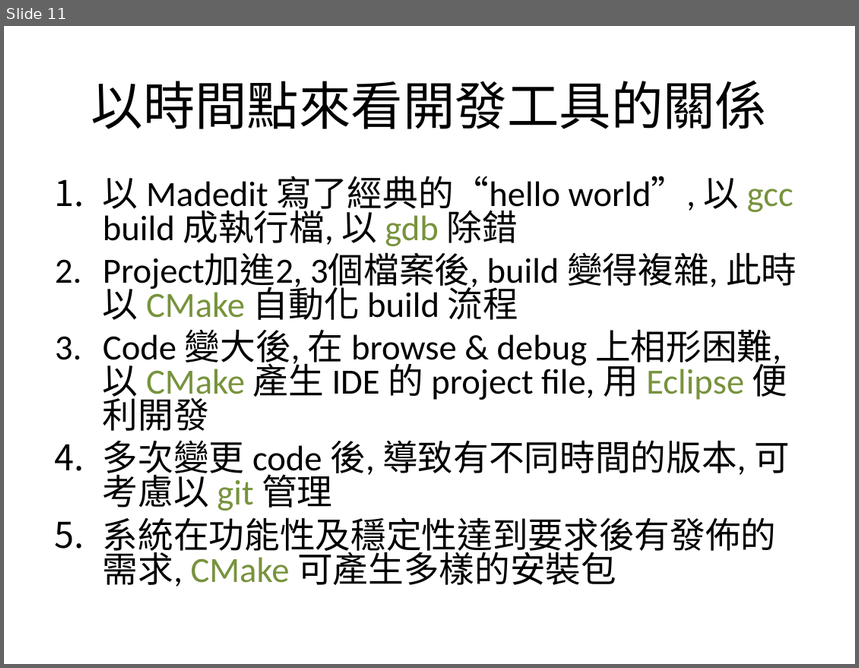
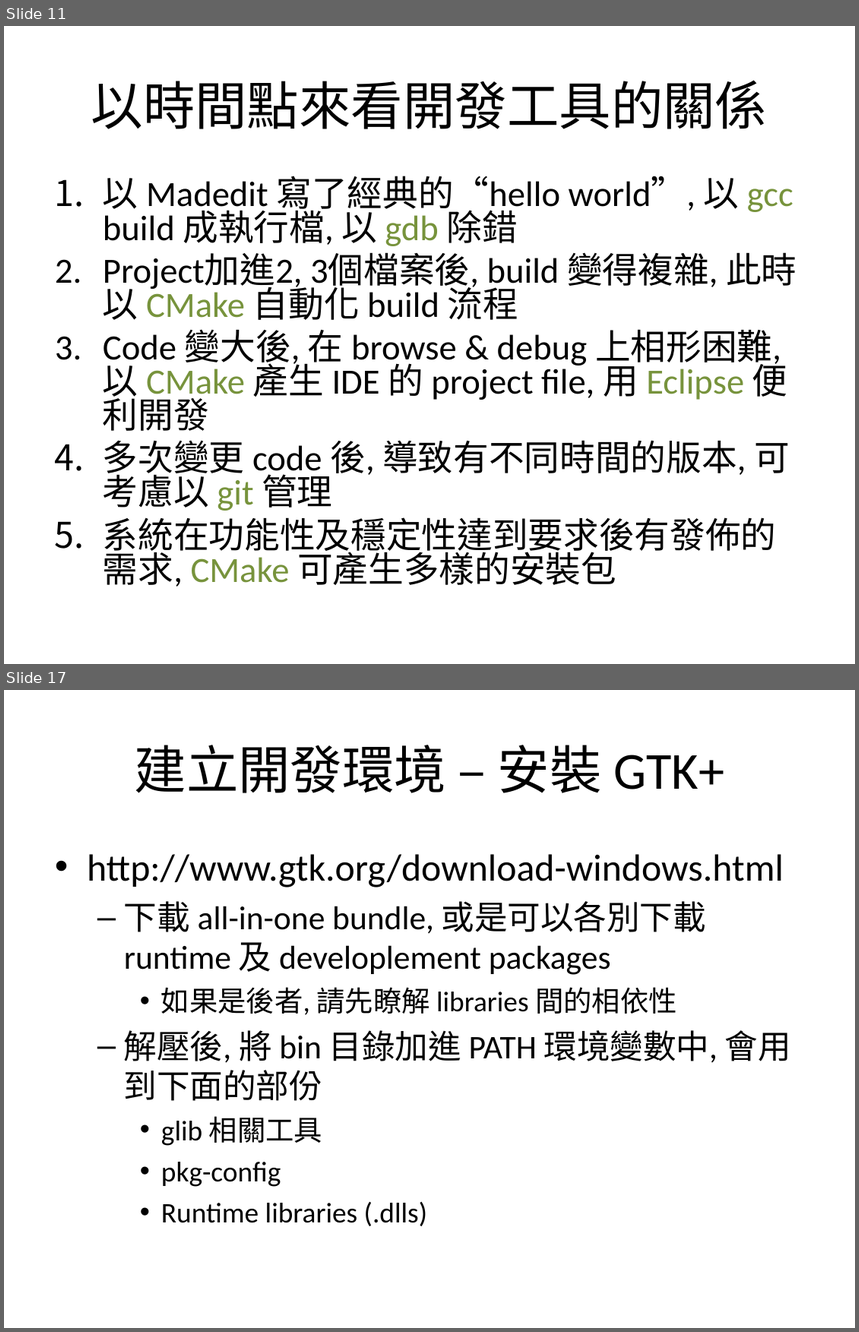
Before and after one commit to jayska/Programming, a slide deck: Slides/ProgFun.ppt. Shown one above the other, each under a label of ours: slide 11 before the commit, slides 11 and 17 after it; the slides between them are not shown. The pictures are 859x668 and 859x1332 pixels, drawn with LibreOffice and Linux fonts; fonts in the diff are those of the drawing. Boxes give left, top, right and bottom in pixels: in the first picture for what was removed or moved away, otherwise in the second. Text is boxed around its words. In the diff, an @@ line names an element or a change of style, - is before the commit and + after.

```diff
--- a/Slides/ProgFun.ppt
+++ b/Slides/ProgFun.ppt
@@ slide 17 added at [4,690,855,1328], background #FFFFFF @@
@@ title added at [135,745,724,793], 44 pt, text #000000 @@
+建立開發環境 – 安裝 GTK+
@@ text added at [87,854,791,1227], 28 pt, text #000000 @@
+• http://www.gtk.org/download-windows.html
+  – 下載 all-in-one bundle, 或是可以各別下載 runtime 及 developlement packages
+    • 如果是後者, 請先瞭解 libraries 間的相依性
+  – 解壓後, 將 bin 目錄加進 PATH 環境變數中, 會用到下面的部份
+    • glib 相關工具
+    • pkg-config
+    • Runtime libraries (.dlls)
```
Also in this commit, not shown: 7 slides changed, 15 other slides added, 2 slides removed.
